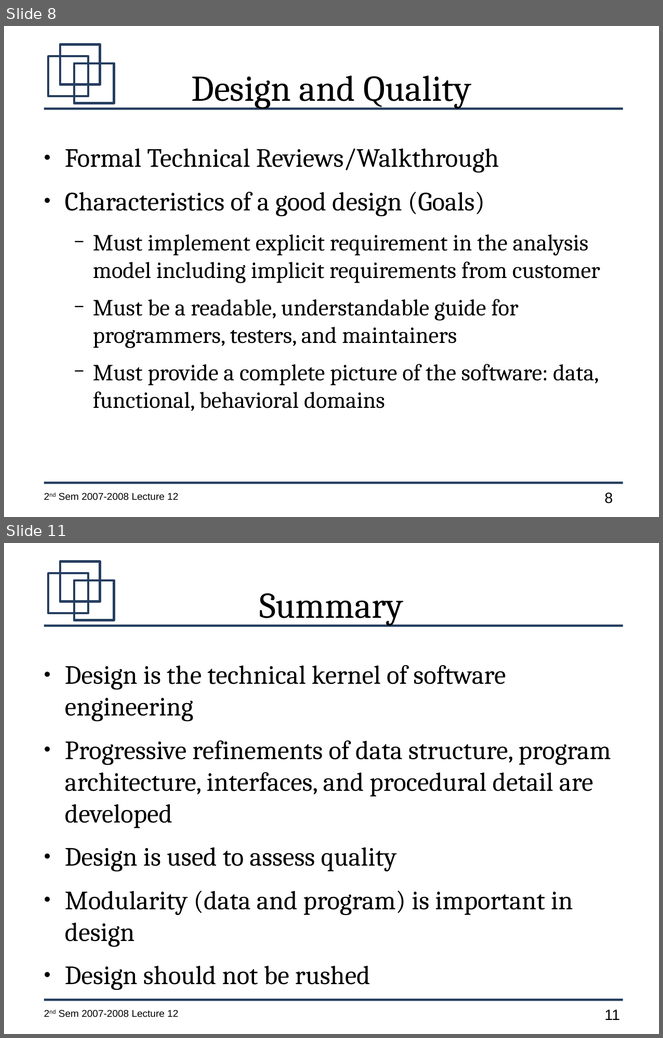
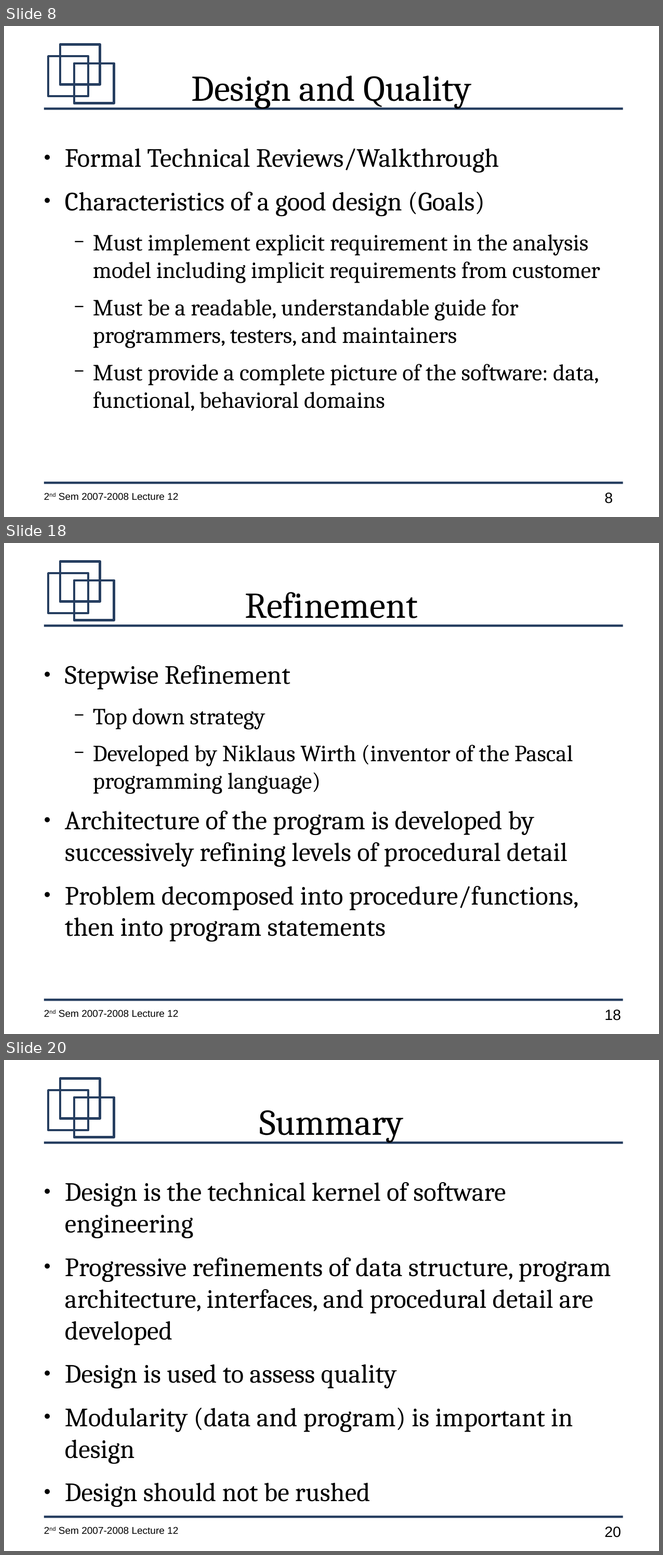
Before and after one commit to jachermocilla/jach-homepage, a slide deck: CMSC128-2nd-Sem-2007-L13.odp. Shown one above the other, each under a label of ours: slides 8 and 11 before the commit, slides 8, 18 and 20 after it; the slides between them are not shown. The pictures are 663x1038 and 663x1555 pixels, drawn with LibreOffice and Linux fonts; fonts in the diff are those of the drawing. Boxes give left, top, right and bottom in pixels: in the first picture for what was removed or moved away, otherwise in the second. Text is boxed around its words. In the diff, an @@ line names an element or a change of style, - is before the commit and + after.

```diff
--- a/CMSC128-2nd-Sem-2007-L13.odp
+++ b/CMSC128-2nd-Sem-2007-L13.odp
@@ slide 18 added at (4, 543, 659, 1034), background #FFFFFF; not listed: 7 template elements that a slide beside it also shows @@
@@ title added at (245, 592, 418, 626), 44 pt, text #000000 @@
+Refinement
@@ text added at (65, 665, 579, 942), 32 pt, text #000000 @@
+● Stepwise Refinement
+  − Top down strategy
+  − Developed by Niklaus Wirth (inventor of the Pascal programming language)
+● Architecture of the program is developed by successively refining levels of procedural detail
+● Problem decomposed into procedure/functions, then into program statements
@@ what was slide 11 is now slide 20 @@
@@ page number at (605, 1527, 621, 1538): text changed @@
-11
+20
```
Also in this commit, not shown: 2 slides changed, 8 other slides added.
